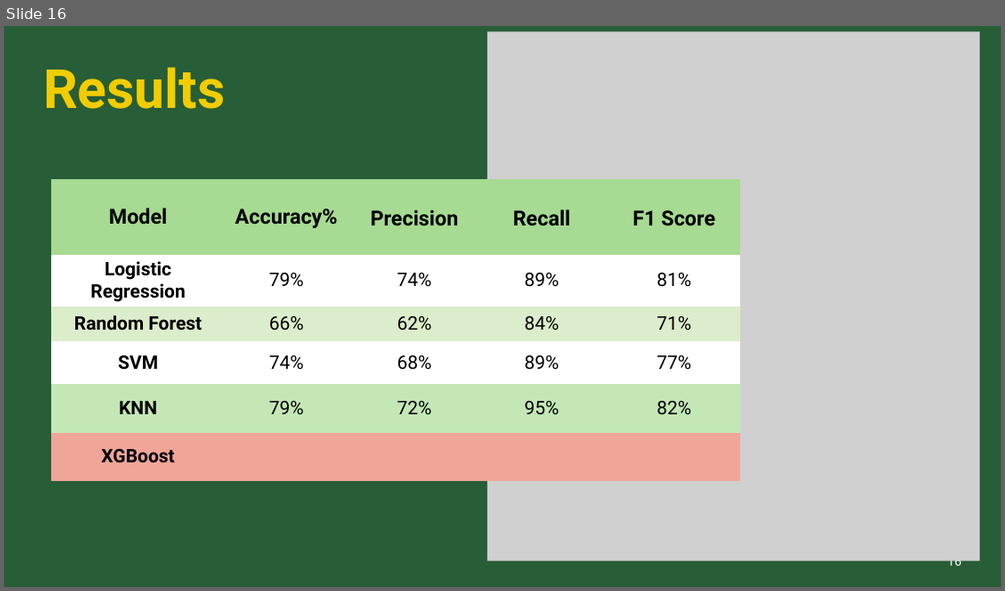
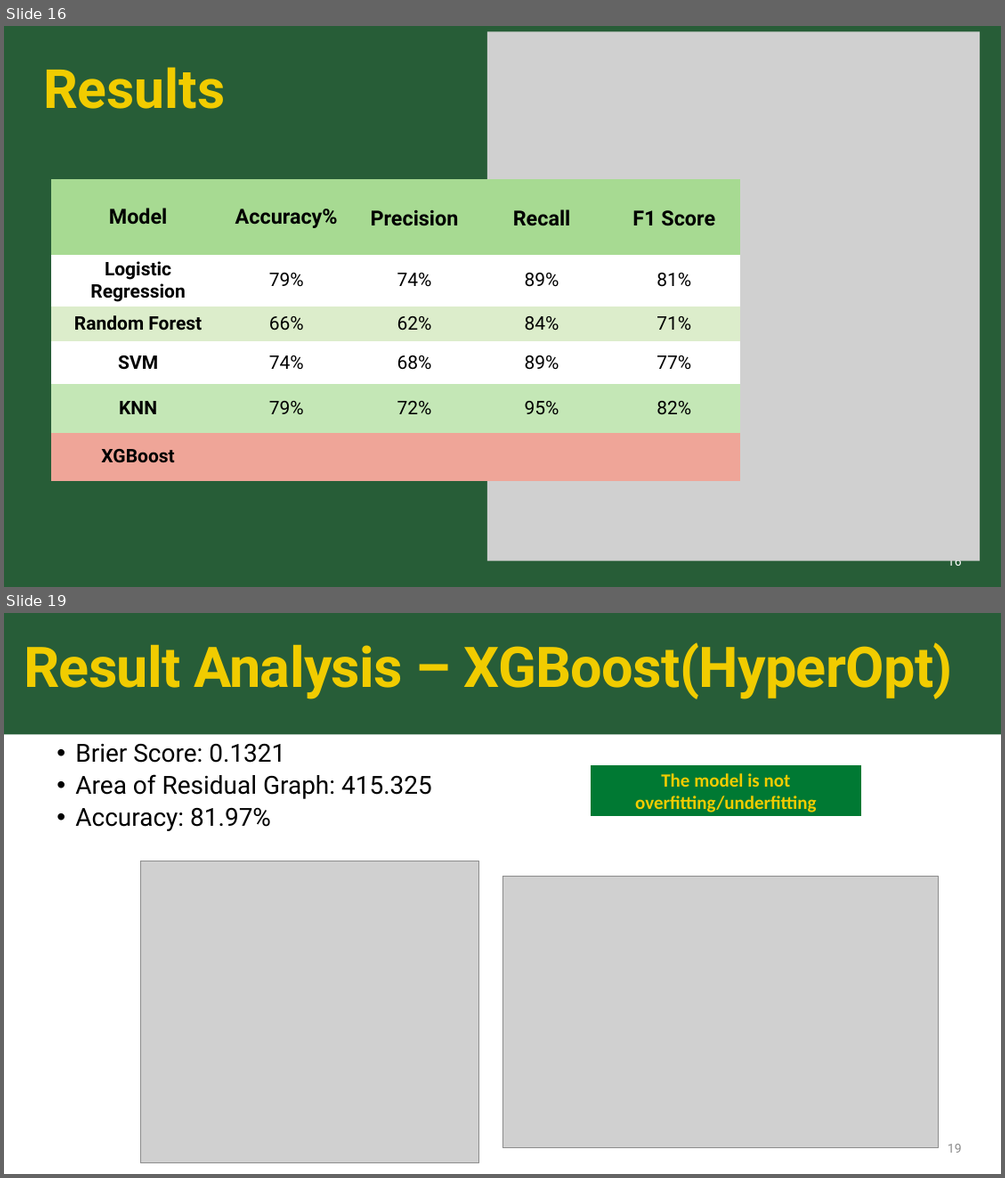
Before and after one commit to sk2003hw/Airline_Delay_and_Cancellation_Analysis, a slide deck: MATH 509_Project Presentation_Draft.pptx. Shown one above the other, each under a label of ours: slide 16 before the commit, slides 16 and 19 after it; the slides between them are not shown. The pictures are 1005x591 and 1005x1178 pixels, drawn with LibreOffice and Linux fonts; fonts in the diff are those of the drawing; grey boxes stand for pictures. Boxes give left, top, right and bottom in pixels: in the first picture for what was removed or moved away, otherwise in the second. Text is boxed around its words. In the diff, an @@ line names an element or a change of style, - is before the commit and + after.

```diff
--- a/MATH 509_Project Presentation_Draft.pptx
+++ b/MATH 509_Project Presentation_Draft.pptx
@@ slide 19 added at (4, 613, 1001, 1174), background #FFFFFF @@
@@ rectangle added at (4, 613, 1001, 734), fill #275D38 @@
@@ title added at (24, 642, 953, 699), 54 pt, text #F1CC00, bold @@
+Result Analysis – XGBoost(HyperOpt)
@@ text added at (75, 743, 432, 831), 24 pt, text #000000 @@
+  • Brier Score: 0.1321
+  • Area of Residual Graph: 415.325
+  • Accuracy: 81.97%
@@ rectangle added at (591, 764, 862, 817), fill #007933, outline #FFFFFF 1.5 pt, 18 pt, text #F1CC00, bold @@
+The model is not overfitting/underfitting
@@ picture added at (140, 860, 479, 1163) @@
@@ picture added at (502, 876, 938, 1148) @@
@@ page number added at (947, 1143, 962, 1152), 12 pt, text #8C8C8C @@
+19
```
Also in this commit, not shown: 6 slides changed, 4 other slides added.
